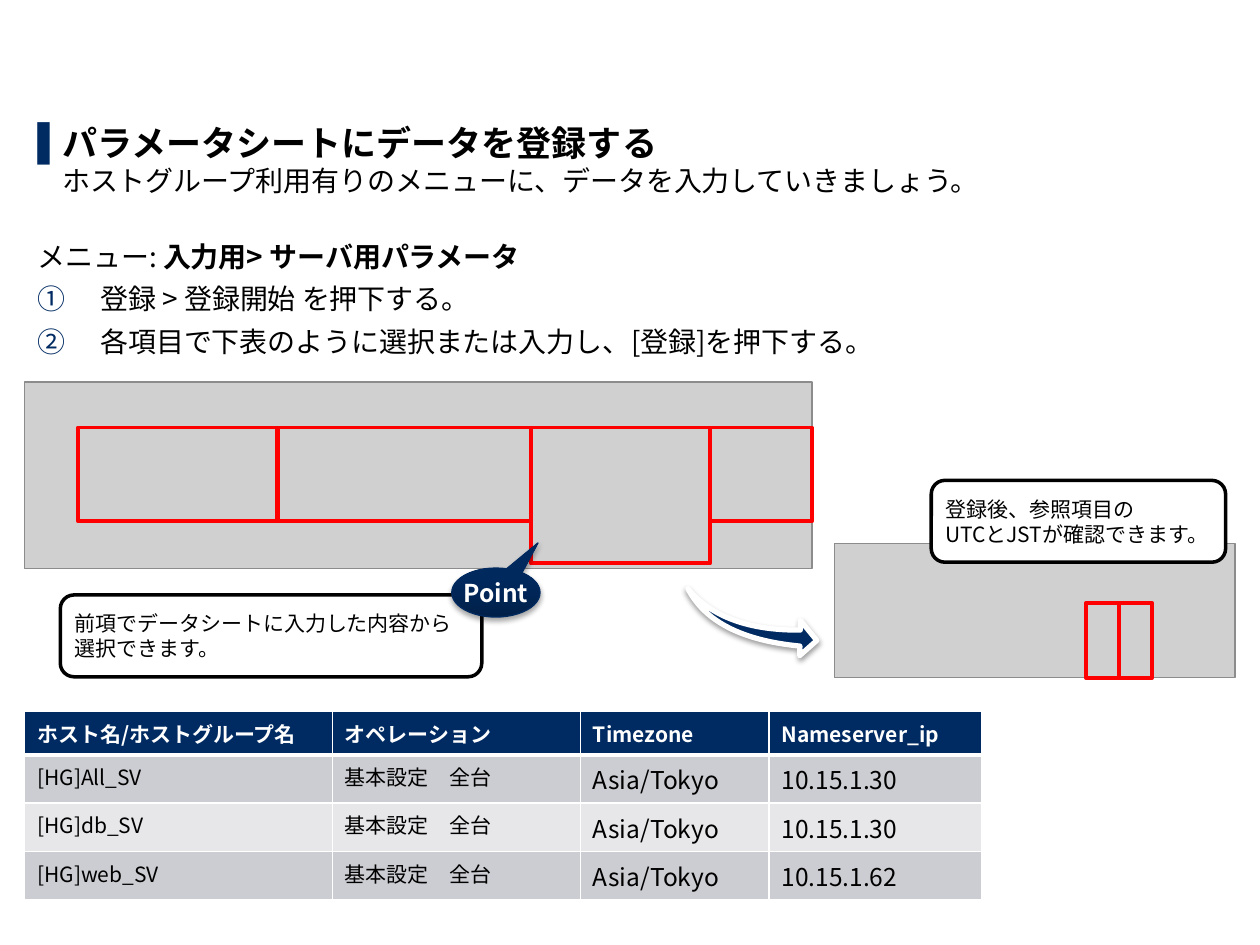
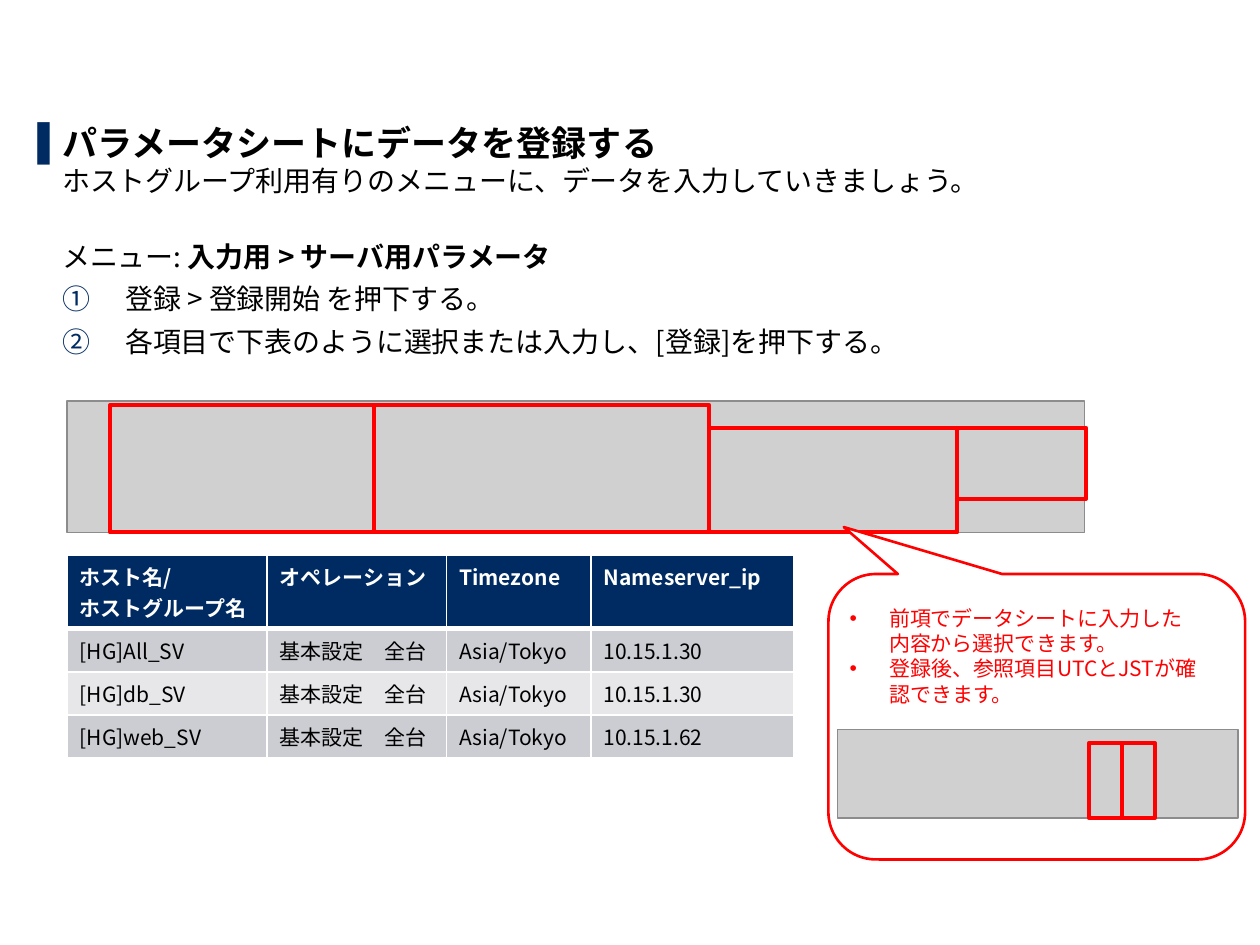
Before and after one commit to exastro-suite/it-automation-docs, a slide deck: slide 27 of asset/Learn_ja/ITA-hg-ps_practice_ja.pptx. Drawn at 1260x945 pixels with LibreOffice and Linux fonts; fonts in the diff are those of the drawing; grey boxes stand for pictures; background and template pictures are left out. Boxes give left, top, right and bottom in pixels: in the first picture for what was removed or moved away, otherwise in the second. Text is boxed around its words. In the diff, an @@ line names an element or a change of style, - is before the commit and + after.

```diff
--- a/asset/Learn_ja/ITA-hg-ps_practice_ja.pptx
+++ b/asset/Learn_ja/ITA-hg-ps_practice_ja.pptx
@@ text at (62, 243, 551, 270): text changed @@
-メニュー: 入力用> サーバ用パラメータ
+  メニュー: 入力用 > サーバ用パラメータ
@@ text at (125, 285, 898, 357): list level 1 to 2 in "登録 > 登録開始 を押下する。"; list level 1 to 2 in "各項目で下表のように選択または入力し、[登録]を押下する。" @@
@@ picture: place and size @@
-picture at (25, 382, 813, 568)
+picture at (67, 401, 1084, 532)
@@ rectangle: place and size @@
-rectangle at (78, 427, 278, 520)
+rectangle at (110, 406, 373, 533)
@@ rectangle: place and size @@
-rectangle at (277, 427, 530, 520)
+rectangle at (374, 406, 709, 533)
@@ rectangle: place and size @@
-rectangle at (530, 427, 709, 563)
+rectangle at (709, 428, 958, 533)
@@ rectangle: place and size @@
-rectangle at (711, 427, 813, 520)
+rectangle at (958, 428, 1086, 500)
@@ rounded rectangle removed at (931, 480, 1226, 562) @@
-登録後、参照項目の
-UTCとJSTが確認できます。
@@ table at (67, 556, 794, 754) @@
-row 1, column 1: ホスト名/ホストグループ名
+row 1, column 1: ホスト名/ / ホストグループ名
@@ size 14 to 12 pt in "Asia/Tokyo", "10.15.1.30", "Asia/Tokyo", "10.15.1.30" and 2 more places @@
@@ table: place and size @@
-table at (25, 712, 983, 896)
+table at (67, 556, 794, 754)
@@ speech bubble removed at (452, 568, 541, 617) @@
-Point
@@ picture removed at (834, 543, 1235, 678) @@
@@ swoosh arrow removed at (689, 578, 818, 666) @@
@@ rounded speech box added at (828, 575, 1245, 861), fill #FFFFFF, outline #FF0000 1.5 pt @@
@@ text "前項でデータシートに入力した内容から選択できます。": place and size @@
-text "前項でデータシートに入力した内容から選択できます。" at (60, 595, 481, 677)
+text "前項でデータシートに入力した内容から選択できます。" at (889, 608, 1196, 704)
@@ text "前項でデータシートに入力した内容から選択できます。" at (889, 608, 1196, 704): vertical alignment middle to top; fill #FFFFFF to none; outline #000000 2 pt to none @@
@@ text at (889, 608, 1196, 704): text changed; text colour #000000 to #FF0000 @@
-前項でデータシートに入力した内容から
-選択できます。
+• 前項でデータシートに入力した内容から選択できます。
+• 登録後、参照項目UTCとJSTが確認できます。
@@ picture added at (838, 730, 1239, 818) @@
@@ rectangle: place and size @@
-rectangle at (1086, 604, 1119, 678)
+rectangle at (1089, 743, 1121, 818)
@@ rectangle: place and size @@
-rectangle at (1119, 604, 1152, 678)
+rectangle at (1121, 743, 1154, 818)
```
Also in this commit, not shown: 36 other slides changed, 1 other file.
